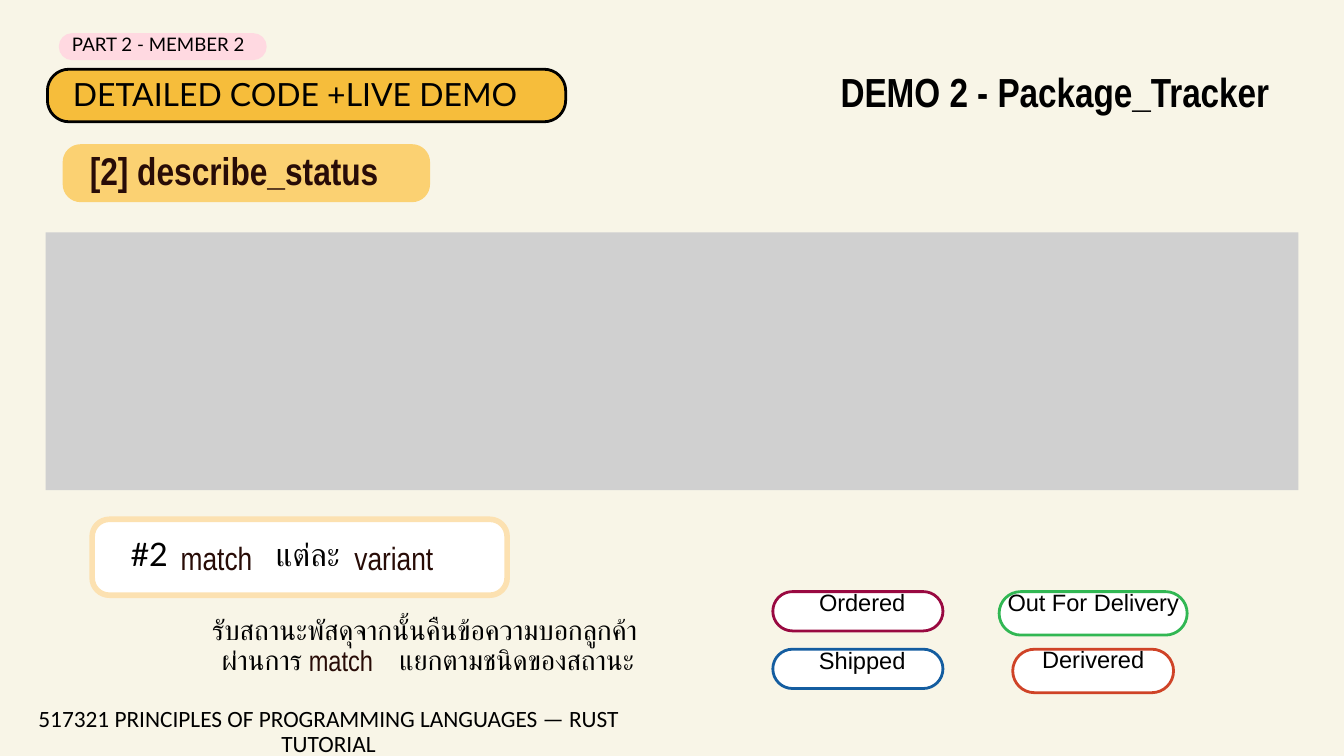
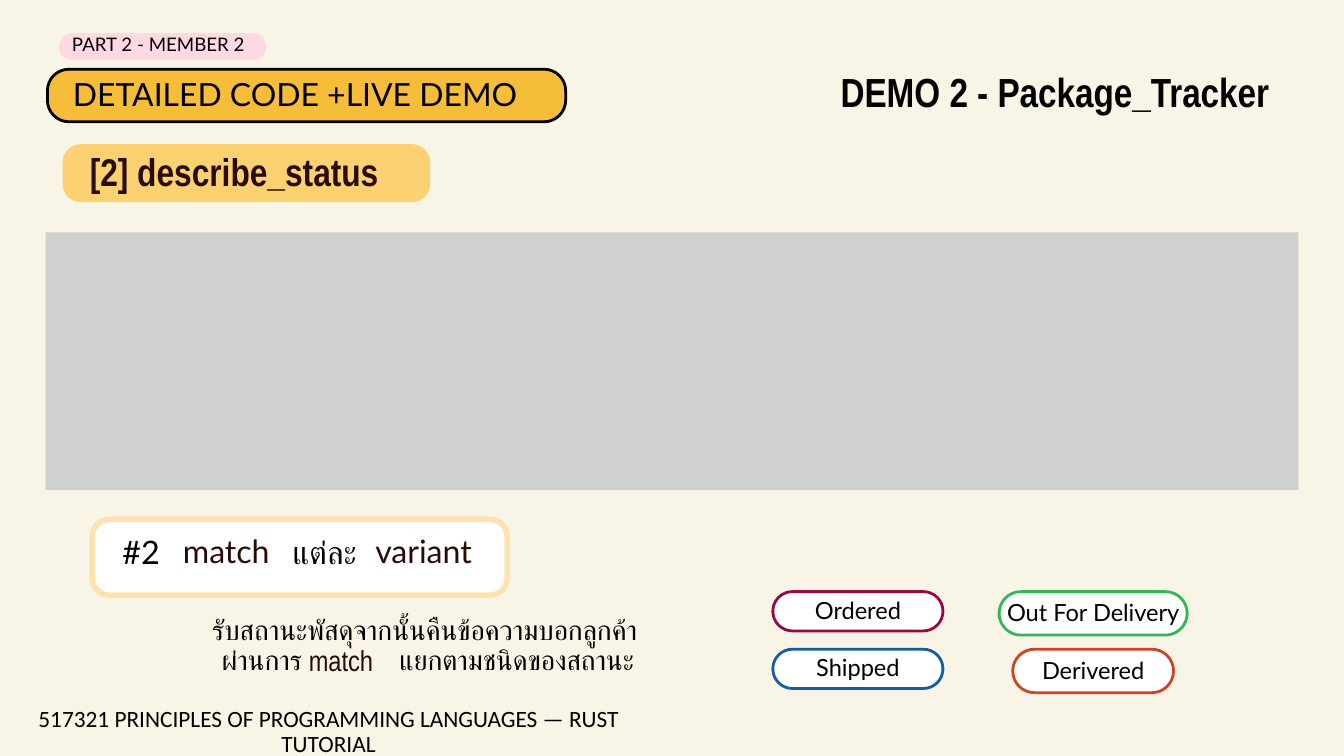
Before and after one commit to 670710143/rust-tutorial-2569, a slide deck: slide 25 of 09-enums-pattern-matching/Presentation/กลุ่มที่ 9 - Enums & Pattern Matching.pptx. Drawn at 1344x756 pixels with LibreOffice and Linux fonts; fonts in the diff are those of the drawing; grey boxes stand for pictures. Boxes give left, top, right and bottom in pixels: in the first picture for what was removed or moved away, otherwise in the second. Text is boxed around its words. In the diff, an @@ line names an element or a change of style, - is before the commit and + after.

```diff
--- a/09-enums-pattern-matching/Presentation/กลุ่มที่ 9 - Enums & Pattern Matching.pptx
+++ b/09-enums-pattern-matching/Presentation/กลุ่มที่ 9 - Enums & Pattern Matching.pptx
@@ text "#2 แต่ละ" rewrapped from (131, 542, 340, 567) to (122, 540, 357, 565) @@
@@ text "match variant": place and size @@
-text "match variant" at (181, 546, 433, 571)
+text "match variant" at (183, 539, 472, 564)
@@ text "match variant" at (183, 539, 472, 564): font Arial Narrow to Lato @@
@@ text "Ordered": place and size @@
-text "Ordered" at (819, 592, 905, 612)
+text "Ordered" at (815, 601, 901, 619)
@@ text "Out For Delivery": place and size @@
-text "Out For Delivery" at (1008, 592, 1179, 616)
+text "Out For Delivery" at (1007, 603, 1179, 625)
@@ font Arial to Lato in 4 elements at (815, 601, 901, 619), (816, 658, 899, 680), (1007, 603, 1179, 625), (1042, 661, 1144, 679) @@
@@ text "Derivered": place and size @@
-text "Derivered" at (1042, 649, 1144, 669)
+text "Derivered" at (1042, 661, 1144, 679)
```
Also in this commit, not shown: 18 other slides changed, 4 slides added, 5 slides removed.
